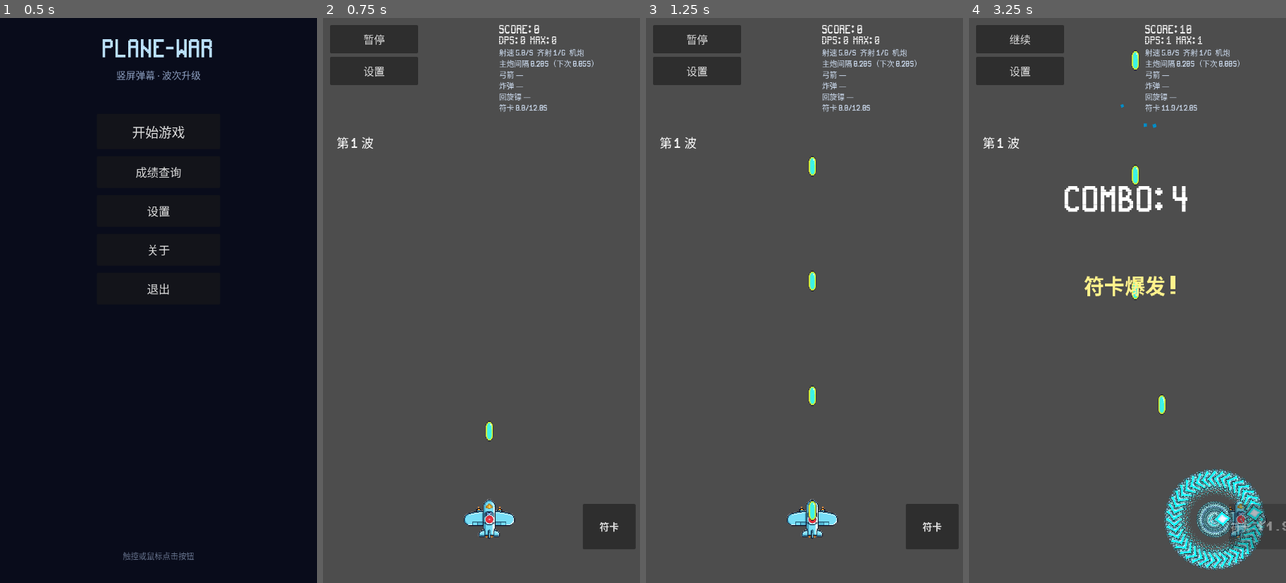
Above: before the commit, frames 1-4 (left to right).
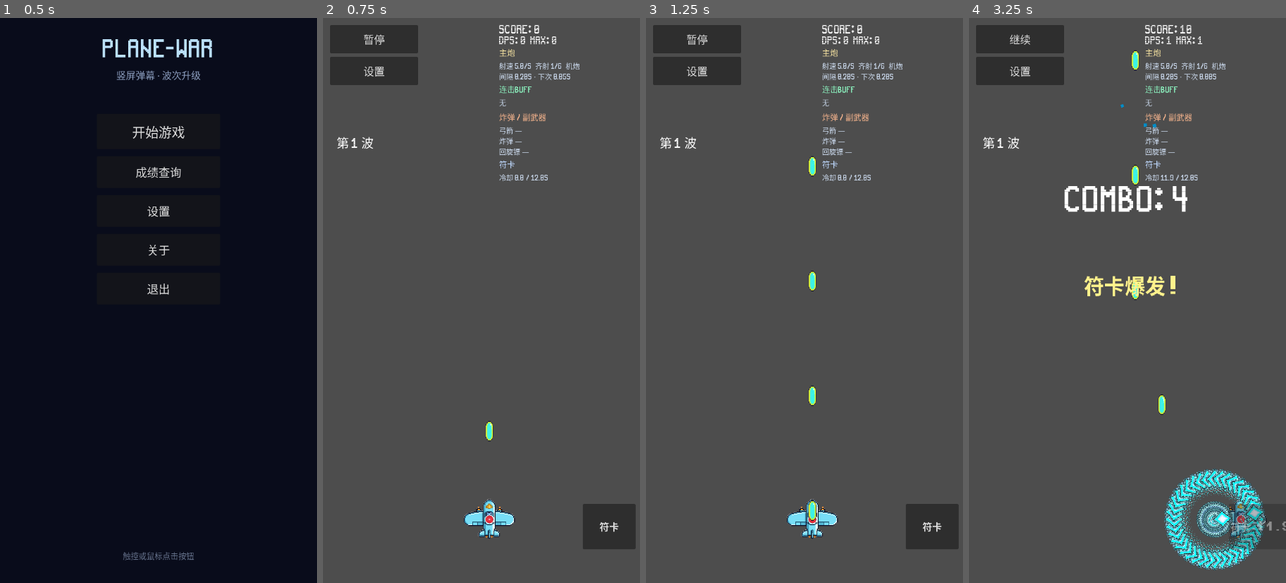
Above: after the commit, the same moments.

Repository: qingzhixing/plane-war
Game: Godot game, scene res://scenes/MainMenu.tscn
The game is run twice, just before and just after one commit, with the same random seed, the same clock (stepped at 60 frames per second) and the same inputs. Sound files missing from this copy of the repository are replaced by a short silence.
Inputs (mouse positions are in pixels of both pictures, inside the frame that each line leads up to):
- Up to frame 1 (0.5 s): no input
- Up to frame 2 (0.75 s): click "开始游戏" at 0.5 s
- Up to frame 3 (1.25 s): no input
- Up to frame 4 (3.25 s): click "暂停" at 1.25 s; click "继续" at 2 s; tap Enter at 2.75 s; move the mouse to (1197, 272) at 2.77 s; hold D from 2.78 s (still down); tap P at 2.85 s; click (1197, 272) at 2.92 s; tap Space at 3.02 s

Frame 1 is identical in both runs. In frame 2, 1.1% of the frame differs, in the area x 55-86%, y 5-29%; in frame 3, 1.1%; in frame 4, 1.2%.

Commit message:
🎨 UI: 主炮/连击Buff/炸弹/符卡 分区 Label + RichText
Made-with: Cursor

Diff:
--- a/scenes/Main.tscn
+++ b/scenes/Main.tscn
@@ -122,12 +122,71 @@
 theme_override_font_sizes/font_size = 22
 text = "DPS: 0  Max: 0"
 
-[node name="StatsLabel" type="RichTextLabel" parent="HUD/Root/TopRightVBox" unique_id=2100010001]
-unique_name_in_owner = true
-layout_mode = 2
-size_flags_vertical = 3
-custom_minimum_size = Vector2(300, 160)
-theme_override_font_sizes/normal_font_size = 17
+[node name="MainGunTitleLabel" type="Label" parent="HUD/Root/TopRightVBox" unique_id=2100010001]
+layout_mode = 2
+theme_override_font_sizes/font_size = 18
+theme_override_colors/font_color = Color(1, 0.92, 0.65, 1)
+text = "主炮"
+
+[node name="MainGunStatsLabel" type="RichTextLabel" parent="HUD/Root/TopRightVBox" unique_id=2100010002]
+unique_name_in_owner = true
+layout_mode = 2
+custom_minimum_size = Vector2(300, 44)
+theme_override_font_sizes/normal_font_size = 16
+theme_override_colors/default_color = Color(0.82, 0.88, 0.96, 0.98)
+bbcode_enabled = true
+scroll_active = false
+fit_content = true
+autowrap_mode = 3
+text = ""
+
+[node name="ComboBuffTitleLabel" type="Label" parent="HUD/Root/TopRightVBox" unique_id=2100010003]
+layout_mode = 2
+theme_override_font_sizes/font_size = 18
+theme_override_colors/font_color = Color(0.55, 0.95, 0.75, 1)
+text = "连击Buff"
+
+[node name="ComboBuffStatsLabel" type="RichTextLabel" parent="HUD/Root/TopRightVBox" unique_id=2100010004]
+unique_name_in_owner = true
+layout_mode = 2
+custom_minimum_size = Vector2(300, 28)
+theme_override_font_sizes/normal_font_size = 16
+theme_override_colors/default_color = Color(0.82, 0.88, 0.96, 0.98)
+bbcode_enabled = true
+scroll_active = false
+fit_content = true
+autowrap_mode = 3
+text = ""
+
+[node name="SideWeaponTitleLabel" type="Label" parent="HUD/Root/TopRightVBox" unique_id=2100010005]
+layout_mode = 2
+theme_override_font_sizes/font_size = 18
+theme_override_colors/font_color = Color(0.95, 0.7, 0.55, 1)
+text = "炸弹 / 副武器"
+
+[node name="SideWeaponStatsLabel" type="RichTextLabel" parent="HUD/Root/TopRightVBox" unique_id=2100010006]
+unique_name_in_owner = true
+layout_mode = 2
+custom_minimum_size = Vector2(300, 72)
+theme_override_font_sizes/normal_font_size = 16
+theme_override_colors/default_color = Color(0.82, 0.88, 0.96, 0.98)
+bbcode_enabled = true
+scroll_active = false
+fit_content = true
+autowrap_mode = 3
+text = ""
+
+[node name="SpellTitleLabel" type="Label" parent="HUD/Root/TopRightVBox" unique_id=2100010007]
+layout_mode = 2
+theme_override_font_sizes/font_size = 18
+theme_override_colors/font_color = Color(0.75, 0.85, 1, 1)
+text = "符卡"
+
+[node name="SpellStatsLabel" type="RichTextLabel" parent="HUD/Root/TopRightVBox" unique_id=2100010008]
+unique_name_in_owner = true
+layout_mode = 2
+custom_minimum_size = Vector2(300, 28)
+theme_override_font_sizes/normal_font_size = 16
 theme_override_colors/default_color = Color(0.82, 0.88, 0.96, 0.98)
 bbcode_enabled = true
 scroll_active = false
--- a/scripts/hud.gd
+++ b/scripts/hud.gd
@@ -27,7 +27,10 @@
 @onready var _score_label: Label = %ScoreLabel
 @onready var _combo_label: Label = %ComboLabel
 @onready var _dps_label: Label = %DpsLabel
-@onready var _stats_label: Control = %StatsLabel
+@onready var _main_gun_stats: RichTextLabel = %MainGunStatsLabel
+@onready var _combo_buff_stats: RichTextLabel = %ComboBuffStatsLabel
+@onready var _side_weapon_stats: RichTextLabel = %SideWeaponStatsLabel
+@onready var _spell_stats: RichTextLabel = %SpellStatsLabel
 var _spell_button: Button = null
 
 
@@ -49,8 +52,18 @@
 	_ensure_combo_screen_vfx_nodes()
 	if _dps_label != null:
 		_dps_label.mouse_filter = Control.MOUSE_FILTER_IGNORE
-	if _stats_label != null:
-		_stats_label.mouse_filter = Control.MOUSE_FILTER_IGNORE
+	for n in [
+		get_node_or_null("Root/TopRightVBox/MainGunTitleLabel"),
+		_main_gun_stats,
+		get_node_or_null("Root/TopRightVBox/ComboBuffTitleLabel"),
+		_combo_buff_stats,
+		get_node_or_null("Root/TopRightVBox/SideWeaponTitleLabel"),
+		_side_weapon_stats,
+		get_node_or_null("Root/TopRightVBox/SpellTitleLabel"),
+		_spell_stats,
+	]:
+		if n is Control:
+			(n as Control).mouse_filter = Control.MOUSE_FILTER_IGNORE
 	call_deferred("_update_stats_label")
 
 	if _wave_label != null:
@@ -358,16 +371,16 @@
 
 
 func _update_stats_label() -> void:
-	if _stats_label == null or not is_instance_valid(_stats_label):
-		return
-	var rtl := _stats_label as RichTextLabel
-	if rtl == null:
+	if _main_gun_stats == null or _combo_buff_stats == null or _side_weapon_stats == null or _spell_stats == null:
 		return
 	const C_FR := "#ffcc66"
 	const C_MV := "#6fcf97"
 	const C_BS := "#7eb8da"
 	const C_DMG := "#f0a8a0"
-	var lines: PackedStringArray = []
+	var main_lines: PackedStringArray = []
+	var combo_lines: PackedStringArray = []
+	var side_lines: PackedStringArray = []
+	var spell_line := "—"
 	if is_instance_valid(_player):
 		var eff_iv: float = 0.2
 		if _player.has_method("get_effective_fire_interval"):
@@ -401,17 +414,14 @@
 		if fr_mult > 1.009:
 			line1 += "[color=%s](+%.0f%%)[/color]" % [C_FR, (fr_mult - 1.0) * 100.0]
 		line1 += "  齐射 %d/%d  %s" % [bc, bmax, mode_str]
-		lines.append(line1)
-		lines.append("主炮间隔 %.2fs（下次 %.2fs）" % [eff_iv, main_cd])
-		var combo_bits: PackedStringArray = []
+		main_lines.append(line1)
+		main_lines.append("间隔 %.2fs · 下次 %.2fs" % [eff_iv, main_cd])
 		if mv_mult > 1.009:
-			combo_bits.append("[color=%s]移速(+%.0f%%)[/color]" % [C_MV, (mv_mult - 1.0) * 100.0])
+			combo_lines.append("[color=%s]移速(+%.0f%%)[/color]" % [C_MV, (mv_mult - 1.0) * 100.0])
 		if bs_mult > 1.009:
-			combo_bits.append("[color=%s]弹速(+%.0f%%)[/color]" % [C_BS, (bs_mult - 1.0) * 100.0])
+			combo_lines.append("[color=%s]弹速(+%.0f%%)[/color]" % [C_BS, (bs_mult - 1.0) * 100.0])
 		if dmg_bonus > 0:
-			combo_bits.append("[color=%s]伤害(+%d)[/color]" % [C_DMG, dmg_bonus])
-		if combo_bits.size() > 0:
-			lines.append("连击 " + " ".join(combo_bits))
+			combo_lines.append("[color=%s]伤害(+%d)[/color]" % [C_DMG, dmg_bonus])
 		if _player.has_method("has_weapon_unlocked") and _player.has_weapon_unlocked("arrow"):
 			var ar := float(_player.arrow_auto_interval) if "arrow_auto_interval" in _player else 1.4
 			var ar_rem := 0.0
@@ -420,9 +430,9 @@
 			var ar_n := 1
 			if _player.has_method("get_arrow_shot_count"):
 				ar_n = int(_player.get_arrow_shot_count())
-			lines.append("弓箭 %.1f/%.1fs  ×%d" % [ar_rem, ar, ar_n])
+			side_lines.append("弓箭 %.1f/%.1fs ×%d" % [ar_rem, ar, ar_n])
 		else:
-			lines.append("弓箭 —")
+			side_lines.append("弓箭 —")
 		if _player.has_method("has_weapon_unlocked") and _player.has_weapon_unlocked("bomb"):
 			var bm := float(_player.bomb_auto_interval) if "bomb_auto_interval" in _player else 2.5
 			var bm_rem := 0.0
@@ -431,9 +441,9 @@
 			var bm_n := 1
 			if _player.has_method("get_bomb_shot_count"):
 				bm_n = int(_player.get_bomb_shot_count())
-			lines.append("炸弹 %.1f/%.1fs  ×%d" % [bm_rem, bm, bm_n])
+			side_lines.append("炸弹 %.1f/%.1fs ×%d" % [bm_rem, bm, bm_n])
 		else:
-			lines.append("炸弹 —")
+			side_lines.append("炸弹 —")
 		if _player.has_method("has_weapon_unlocked") and _player.has_weapon_unlocked("boomerang"):
 			var air := 0
 			var vol := 1
@@ -441,16 +451,17 @@
 				air = int(_player.get_boomerang_airborne())
 			if _player.has_method("get_boomerang_shot_count"):
 				vol = int(_player.get_boomerang_shot_count())
-			lines.append("回旋镖 场上%d  齐射%d" % [air, vol])
+			side_lines.append("回旋镖 场上%d 齐射%d" % [air, vol])
 		else:
-			lines.append("回旋镖 —")
+			side_lines.append("回旋镖 —")
 	if is_instance_valid(_main) and _main.has_method("get_spell_cooldown_remaining"):
 		var sp_r := float(_main.get_spell_cooldown_remaining())
 		var sp_t := float(_main.get_spell_cooldown_total()) if _main.has_method("get_spell_cooldown_total") else 12.0
-		lines.append("符卡 %.1f/%.1fs" % [sp_r, sp_t])
-	if lines.is_empty():
-		lines.append("属性加载中…")
-	rtl.text = "\n".join(lines)
+		spell_line = "冷却 %.1f / %.1fs" % [sp_r, sp_t]
+	_main_gun_stats.text = "\n".join(main_lines) if main_lines.size() > 0 else "—"
+	_combo_buff_stats.text = " ".join(combo_lines) if combo_lines.size() > 0 else "无"
+	_side_weapon_stats.text = "\n".join(side_lines) if side_lines.size() > 0 else "—"
+	_spell_stats.text = spell_line
 
 
 func _ensure_spell_button() -> void:
